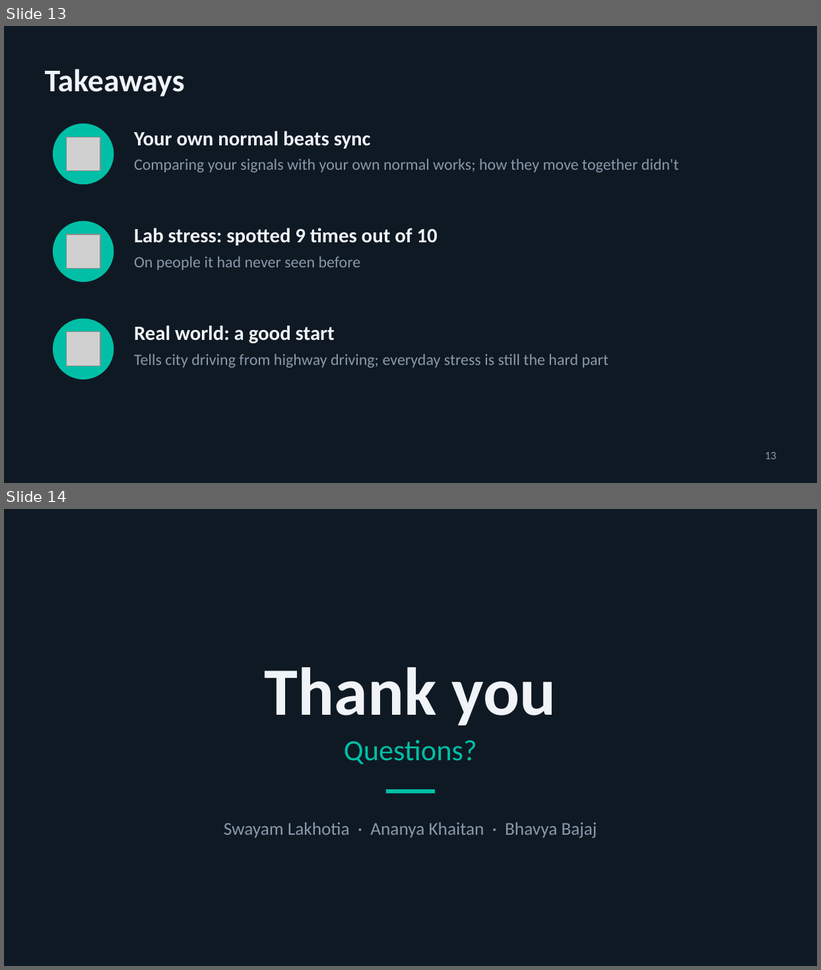
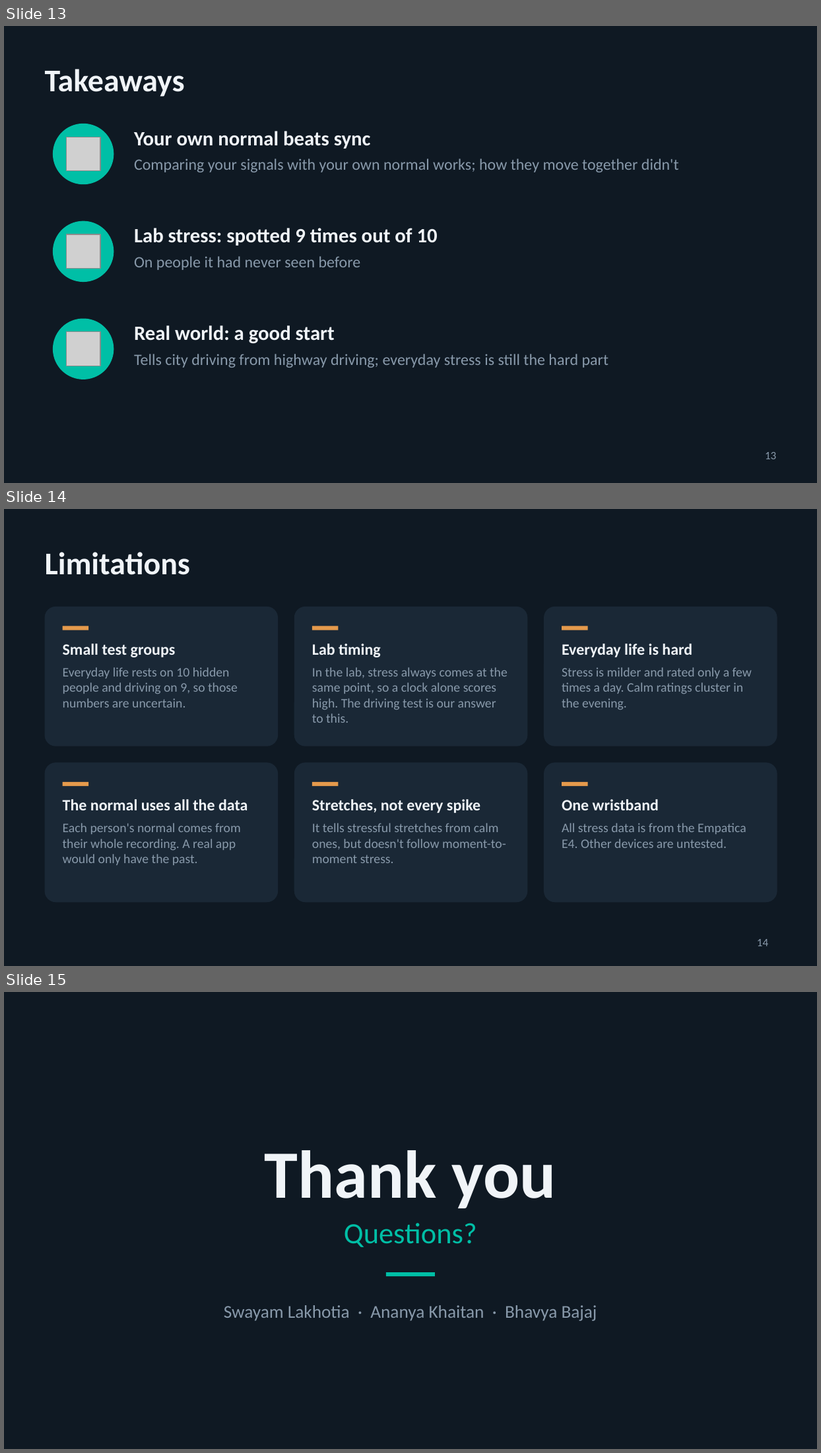
Before and after one commit to swaylakh/bodysync, a slide deck: docs/slides/BodySync_Final.pptx. Shown one above the other, each under a label of ours: slides 13 and 14 before the commit, slides 13, 14 and 15 after it. The pictures are 821x970 and 821x1453 pixels, drawn with LibreOffice and Linux fonts; fonts in the diff are those of the drawing; grey boxes stand for pictures. Boxes give left, top, right and bottom in pixels: in the first picture for what was removed or moved away, otherwise in the second. Text is boxed around its words. In the diff, an @@ line names an element or a change of style, - is before the commit and + after.

```diff
--- a/docs/slides/BodySync_Final.pptx
+++ b/docs/slides/BodySync_Final.pptx
@@ slide 14 added at (4,509,817,966), background #0F1923 @@
@@ title added at (45,552,190,575), 28 pt, text #F0F4F8, bold @@
+Limitations
@@ rounded rectangle added at (45,607,278,747), fill #1A2836 @@
@@ rounded rectangle added at (294,607,527,747), fill #1A2836 @@
@@ rounded rectangle added at (544,607,778,747), fill #1A2836 @@
@@ rectangle added at (63,626,88,630), fill #E59A4C @@
@@ rectangle added at (312,626,338,630), fill #E59A4C @@
@@ rectangle added at (562,626,588,630), fill #E59A4C @@
@@ text added at (63,644,238,708), 11.5 pt, text #8899AA @@
+Small test groups
+Everyday life rests on 10 hidden people and driving on 9, so those numbers are uncertain.
@@ text added at (312,644,508,723), 11.5 pt, text #8899AA @@
+Lab timing
+In the lab, stress always comes at the same point, so a clock alone scores high. The driving test is our answer to this.
@@ text added at (562,644,752,710), 11.5 pt, text #8899AA @@
+Everyday life is hard
+Stress is milder and rated only a few times a day. Calm ratings cluster in the evening.
@@ rounded rectangle added at (45,762,278,902), fill #1A2836 @@
@@ rounded rectangle added at (294,762,527,902), fill #1A2836 @@
@@ rounded rectangle added at (544,762,778,902), fill #1A2836 @@
@@ rectangle added at (63,782,88,786), fill #E59A4C @@
@@ rectangle added at (312,782,338,786), fill #E59A4C @@
@@ rectangle added at (562,782,588,786), fill #E59A4C @@
@@ text added at (63,799,248,865), 11.5 pt, text #8899AA @@
+The normal uses all the data
+Each person's normal comes from their whole recording. A real app would only have the past.
@@ text added at (312,799,506,863), 11.5 pt, text #8899AA @@
+Stretches, not every spike
+It tells stressful stretches from calm ones, but doesn't follow moment-to-moment stress.
@@ text added at (562,799,746,848), 11.5 pt, text #8899AA @@
+One wristband
+All stress data is from the Empatica E4. Other devices are untested.
@@ page number added at (757,939,768,947), 10 pt, text #8899AA @@
+14
@@ what was slide 14 is now slide 15 @@
```
Also in this commit, not shown: 7 other files.
